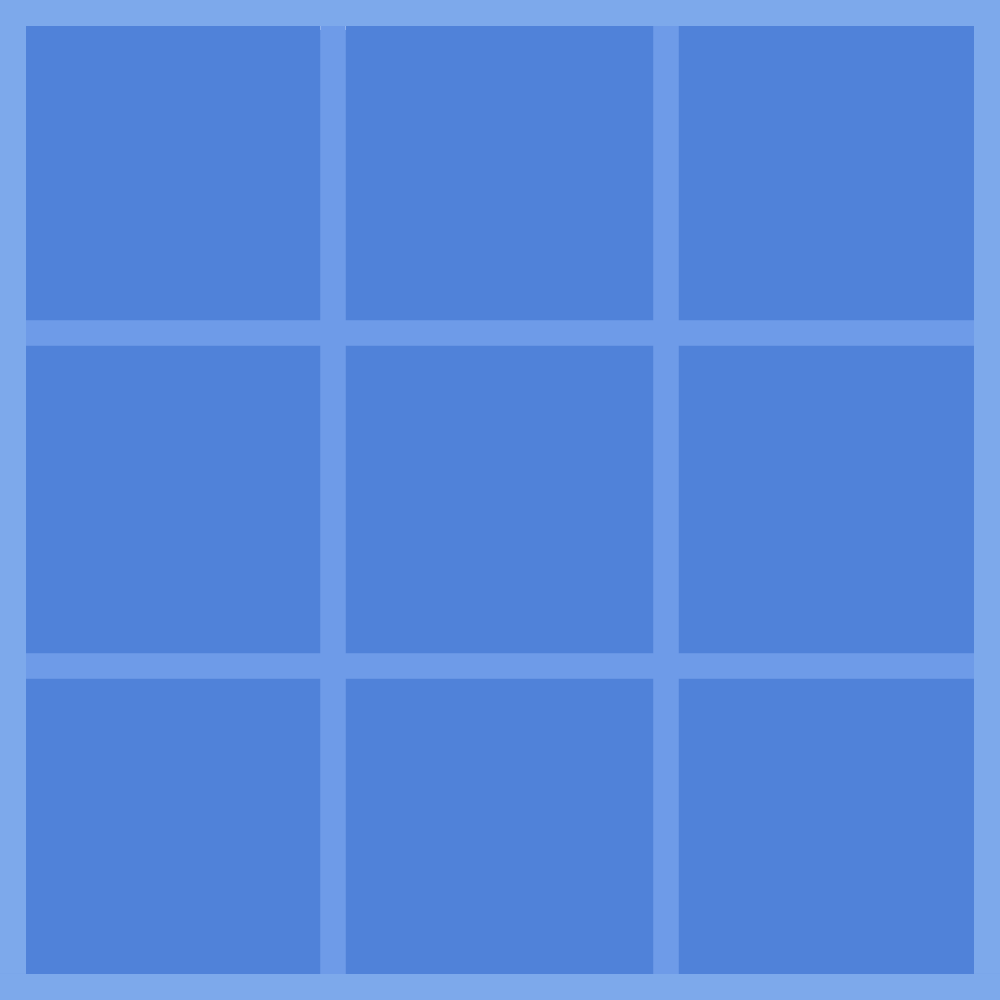
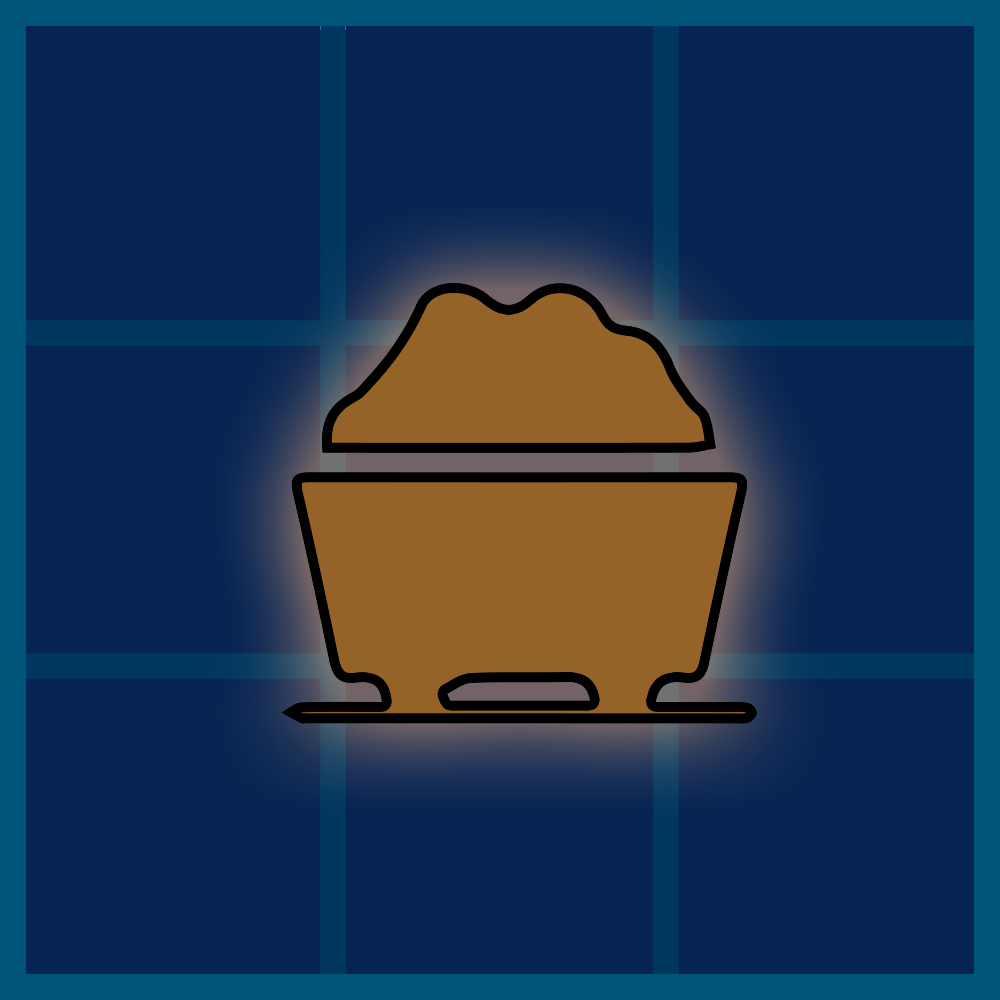
Layers edited between the first and the second 1000 x 1000 image:
showed group "Coal" (1 layers) over <box>282,283,757,724</box>
painted on "symbol" over <box>282,283,757,724</box>
painted on "Ebene 5 Kopie" over <box>0,0,1000,1000</box>
painted on "Ebene 2" over <box>0,0,999,999</box>
painted on "Ebene 1" over <box>0,0,1000,1000</box>
